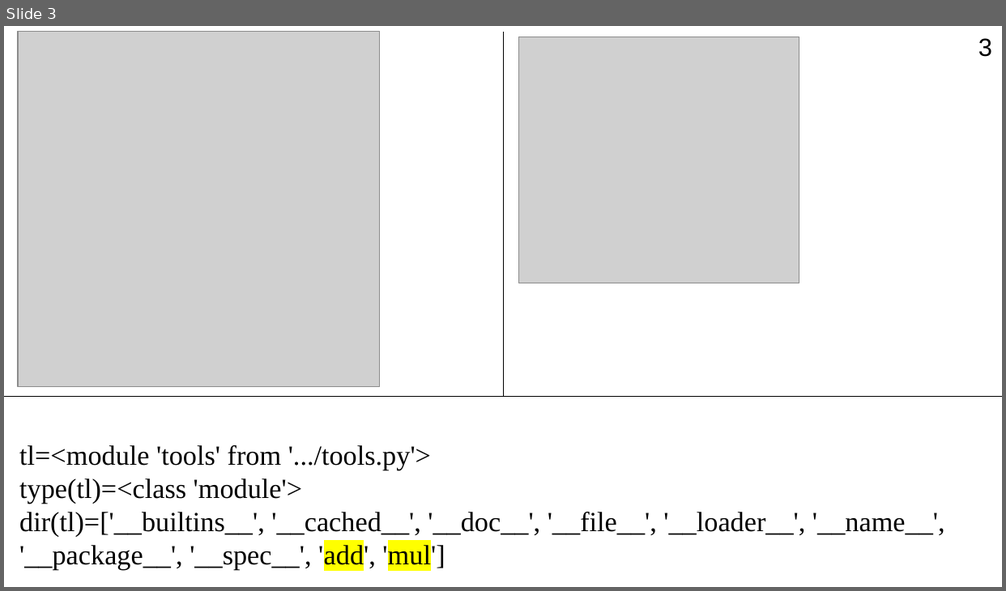
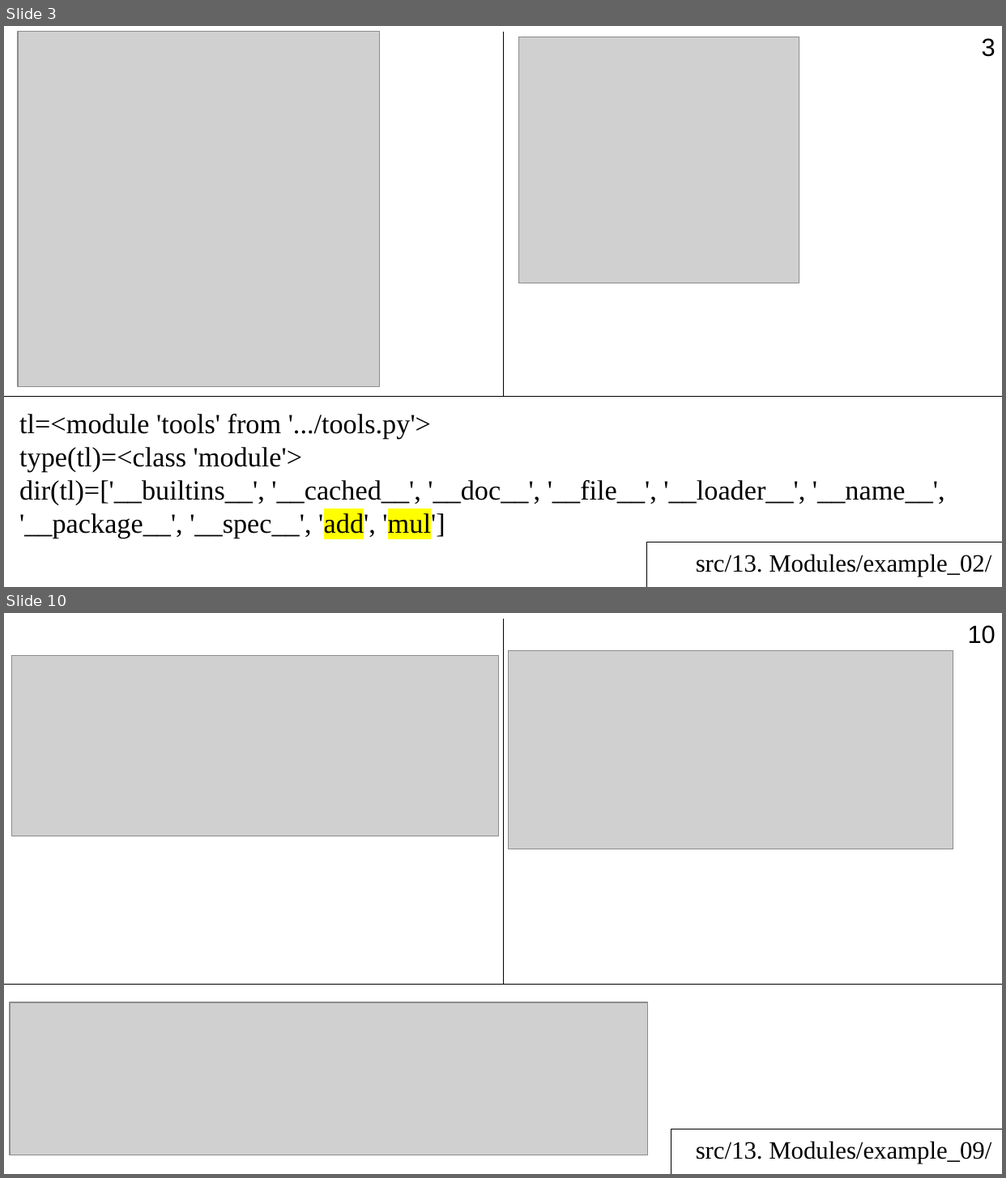
Before and after one commit to Jenyay/python-lectures, a slide deck: presentations/13. Modules.odp. Shown one above the other, each under a label of ours: slide 3 before the commit, slides 3 and 10 after it; the slides between them are not shown. The pictures are 1006x591 and 1006x1178 pixels, drawn with LibreOffice and Linux fonts; fonts in the diff are those of the drawing; grey boxes stand for pictures. Boxes give left, top, right and bottom in pixels: in the first picture for what was removed or moved away, otherwise in the second. Text is boxed around its words. In the diff, an @@ line names an element or a change of style, - is before the commit and + after.

```diff
--- a/presentations/13. Modules.odp
+++ b/presentations/13. Modules.odp
@@ slide 10 added at <box>4,613,1002,1174</box>, background #FFFFFF; not listed: 1 template element that a slide beside it also shows @@
@@ line added from (503, 619) to (503, 986), #000000 0 pt @@
@@ picture added at <box>12,655,499,836</box> @@
@@ picture added at <box>508,651,953,850</box> @@
@@ line added from (4, 986) to (1002, 986), #000000 0 pt @@
@@ picture added at <box>10,1002,648,1155</box> @@
@@ line added from (1002, 1129) to (671, 1129), #000000 0 pt @@
@@ line added from (671, 1174) to (671, 1129), #000000 0 pt @@
@@ text added at <box>696,1141,991,1164</box>, 18 pt, text #000000 @@
+src/13. Modules/example_09/
@@ slide 3 changed as well @@
@@ page number: place and size @@
-page number at <box>978,38,992,57</box>
+page number at <box>982,38,995,57</box>
@@ text "tl=<module 'tools' from '.../tools.py'>": place and size @@
-text "tl=<module 'tools' from '.../tools.py'>" at <box>19,446,945,570</box>
+text "tl=<module 'tools' from '.../tools.py'>" at <box>19,414,945,539</box>
@@ line added from (1002, 542) to (646, 542), #000000 0 pt @@
@@ line added from (646, 587) to (646, 542), #000000 0 pt @@
@@ text added at <box>696,554,991,577</box>, 18 pt, text #000000 @@
+src/13. Modules/example_02/
```
Also in this commit, not shown: 17 other slides changed, 6 other slides added, 8 slides removed, 1 other file.
